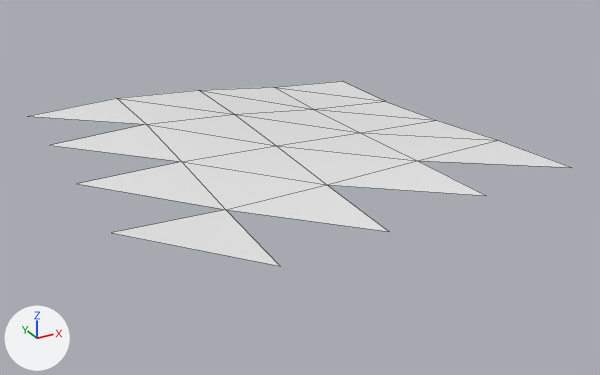
The OBJ model models/areas/ruins/rot_-2_1.obj: old version first, new version second.
Before and after are seen from a camera (50 mm lens) standing at (-33.86, -42.36, 15.45) and looking at (-24.67, -25.64, 7.09). Lighting does not change. The marker at lower left points along +X, +Y and +Z. The picture after the commit comes second. Mesh edges are drawn as thin lines. Where no turn or scale is listed for an object, it has been applied to the vertices. Vertices at exactly the same position are counted once.

The first picture shows 'rot_-2_1'.
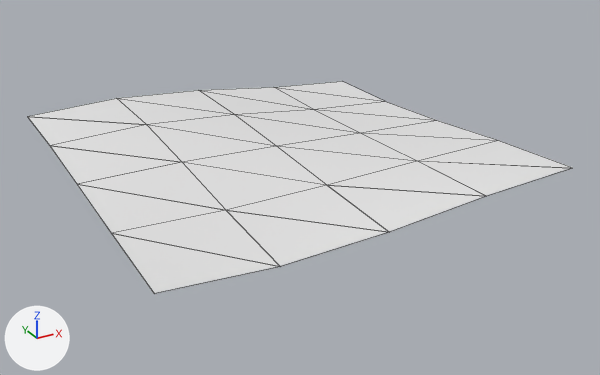
What differs and where, as boxes (x1, y1, x2, y2) in the pictures (600 x 375 px):
'rot_-2_1', reshaped (15% taller): before (30, 81, 573, 266); after (27, 81, 573, 294)
part 1 of me_rot__2_1, added: after (27, 116, 572, 294)

What changed in the scene script:
```text
Change me_rot__2_1:
    used by ob_rot__2_1; location = (0.0, 0.0, 0.0)
    remove me_rot__2_1.from_pydata(...)  # 24 vertices, 25 faces; spans x -30.0..-20.0, y -30.0..-20.0, z 7.72..8.29
    add me_rot__2_1.from_pydata(...)  # 46 vertices, 39 faces; spans x -30.0..-20.0, y -30.0..-20.0, z 7.71..8.29
    me_rot__2_1 part 1
    22 vertices are added at x -30.0..-20.0, y -30.0..-20.0, z 7.71..8.26
    14 new faces join them
```
